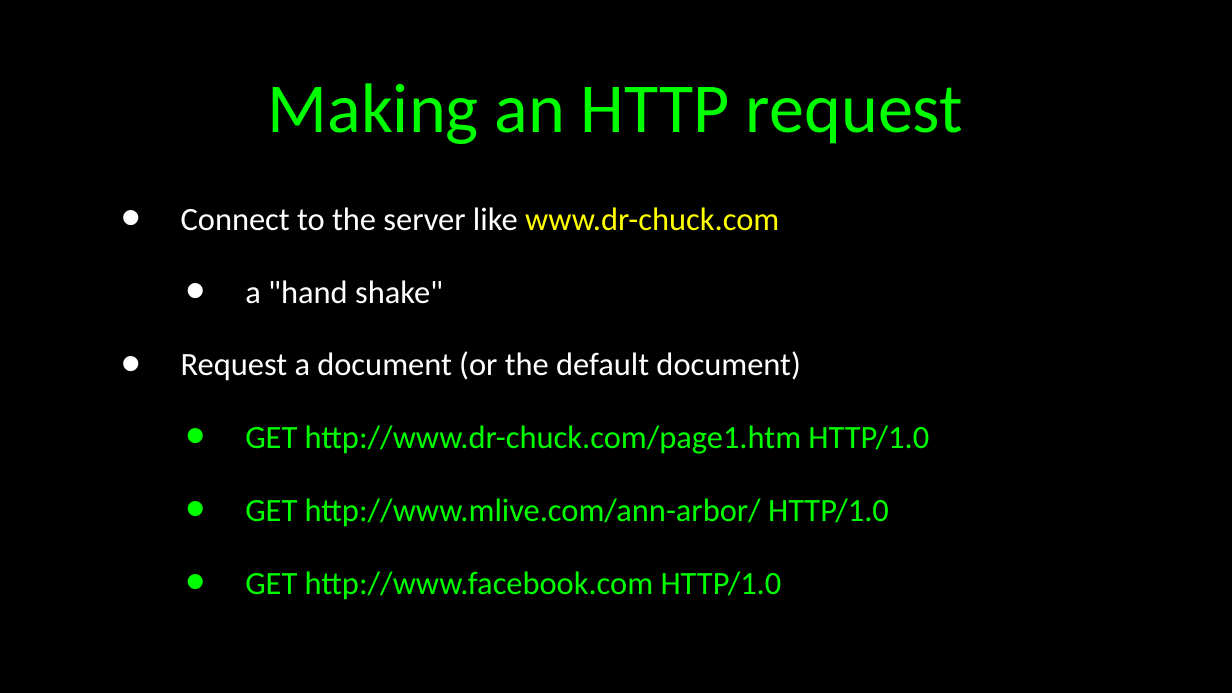
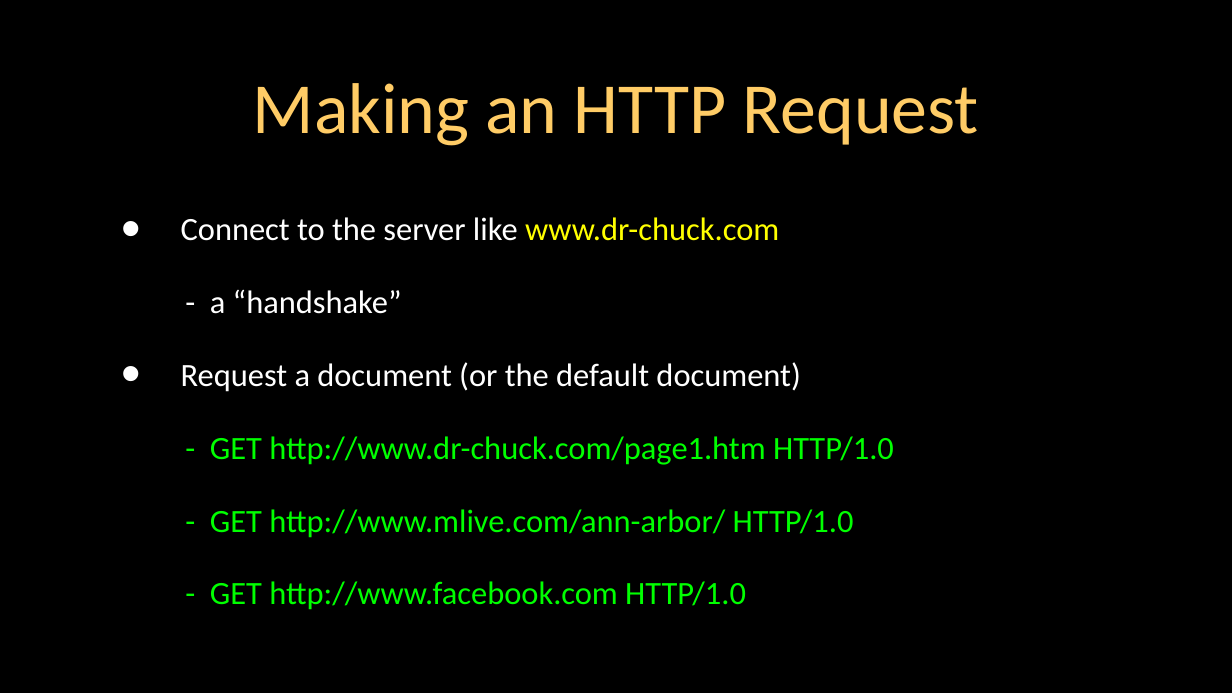
Before and after one commit to csev/wa4e, a slide deck: slide 14 of lectures/Web-01-HTTP.ppt (slide 15 before the commit). Drawn at 1232x693 pixels with LibreOffice and Linux fonts; fonts in the diff are those of the drawing. Boxes give left, top, right and bottom in pixels: in the first picture for what was removed or moved away, otherwise in the second. Text is boxed around its words. In the diff, an @@ line names an element or a change of style, - is before the commit and + after.

```diff
--- a/lectures/Web-01-HTTP.ppt
+++ b/lectures/Web-01-HTTP.ppt
@@ title at <box>253,83,979,146</box>: text changed; size 41 to 42 pt; text colour #00FF00 to #FFCC66 @@
-Making an HTTP request
+Making an HTTP Request
@@ text at <box>210,289,402,314</box>: text changed @@
-      • a "hand shake"
+      - a “handshake”
@@ text at <box>210,436,894,610</box>: text changed @@
-      • GET http://www.dr-chuck.com/page1.htm HTTP/1.0
-      • GET http://www.mlive.com/ann-arbor/ HTTP/1.0
-      • GET http://www.facebook.com HTTP/1.0
+      - GET http://www.dr-chuck.com/page1.htm HTTP/1.0
+      - GET http://www.mlive.com/ann-arbor/ HTTP/1.0
+      - GET http://www.facebook.com HTTP/1.0
```
Also in this commit, not shown: 19 other slides changed, 1 slide removed, 2 other files.
